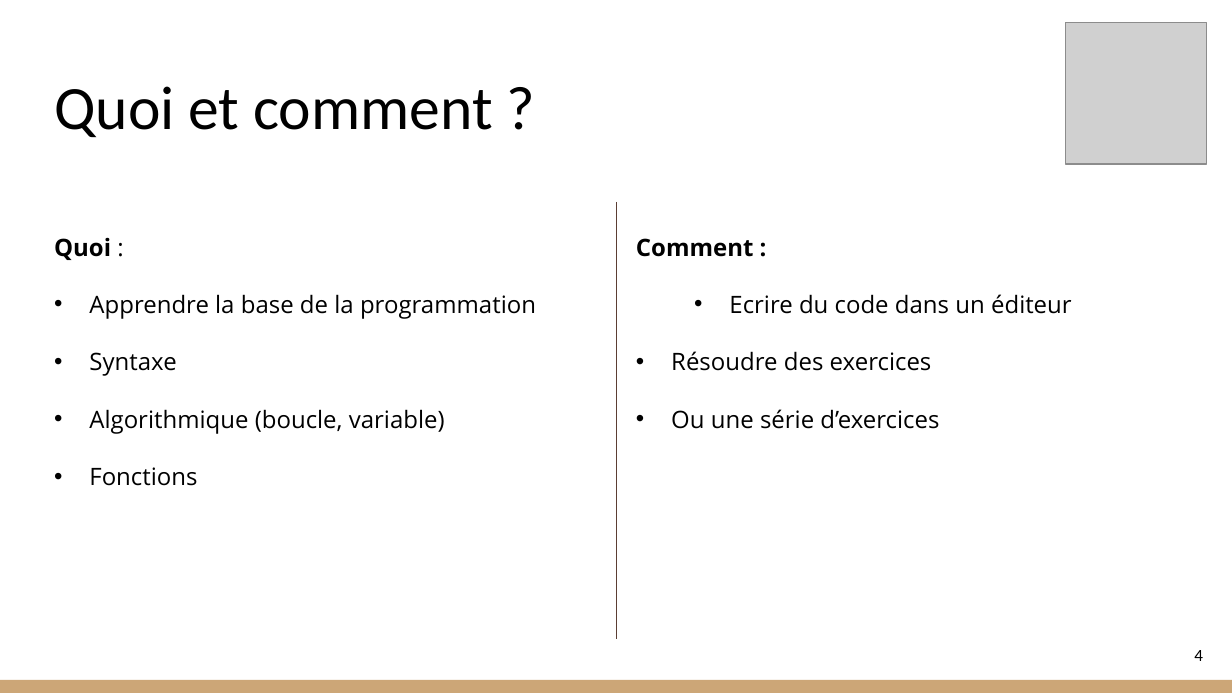
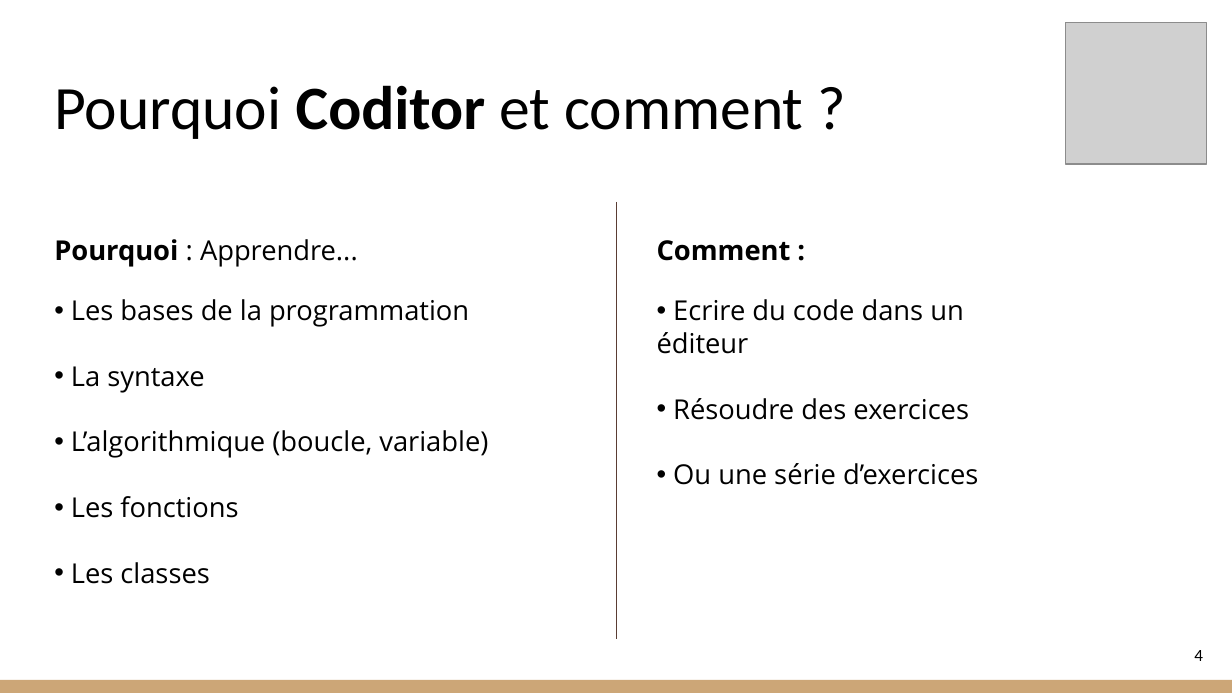
Before and after one commit to RohrbacherLeon/coditor, a slide deck: slide 4 of doc/Presentation_conception.pptx. Drawn at 1232x693 pixels with LibreOffice and Linux fonts; fonts in the diff are those of the drawing; grey boxes stand for pictures. Boxes give left, top, right and bottom in pixels: in the first picture for what was removed or moved away, otherwise in the second. Text is boxed around its words. In the diff, an @@ line names an element or a change of style, - is before the commit and + after.

Commit message:
pptx

```diff
--- a/doc/Presentation_conception.pptx
+++ b/doc/Presentation_conception.pptx
@@ title at (54,85,803,139): text changed @@
-Quoi et comment ?
+Pourquoi Coditor et comment ?
@@ text at (54,239,488,584): text changed; size 14 to 16 pt @@
-Quoi :
-• Apprendre la base de la programmation
-• Syntaxe
-• Algorithmique (boucle, variable)
-• Fonctions
+Pourquoi : Apprendre...
+• Les bases de la programmation
+• La syntaxe
+• L’algorithmique (boucle, variable)
+• Les fonctions
+• Les classes
@@ text "Comment :": place and size @@
-text "Comment :" at (636,238,939,429)
+text "Comment :" at (657,240,978,485)
@@ text "Comment :" at (657,240,978,485): size 14 to 16 pt; less space between paragraphs; indent changed; more space between paragraphs @@
```
Also in this commit, not shown: 5 other slides changed, 4 slides added, 1 slide removed, 1 other file.
